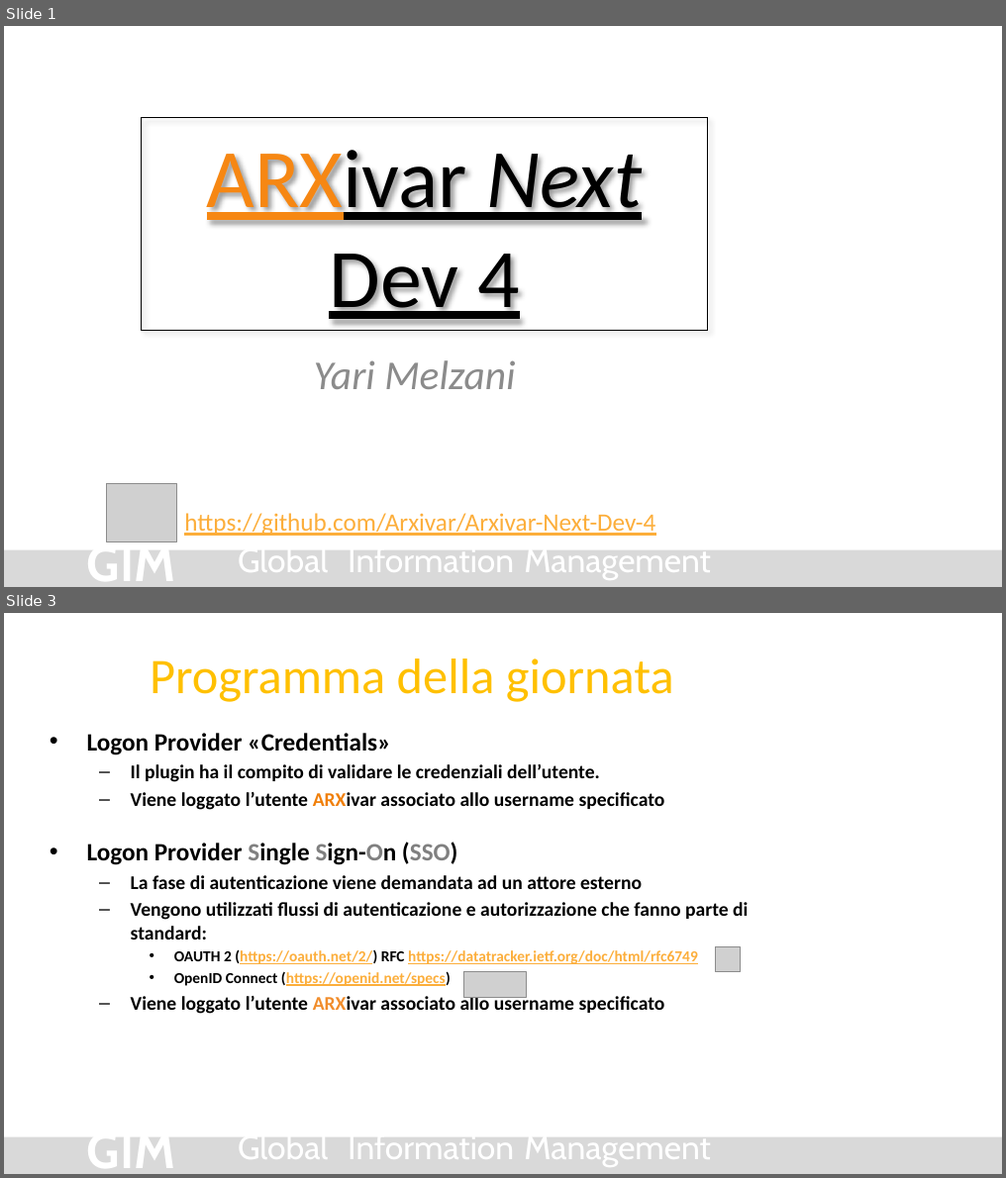
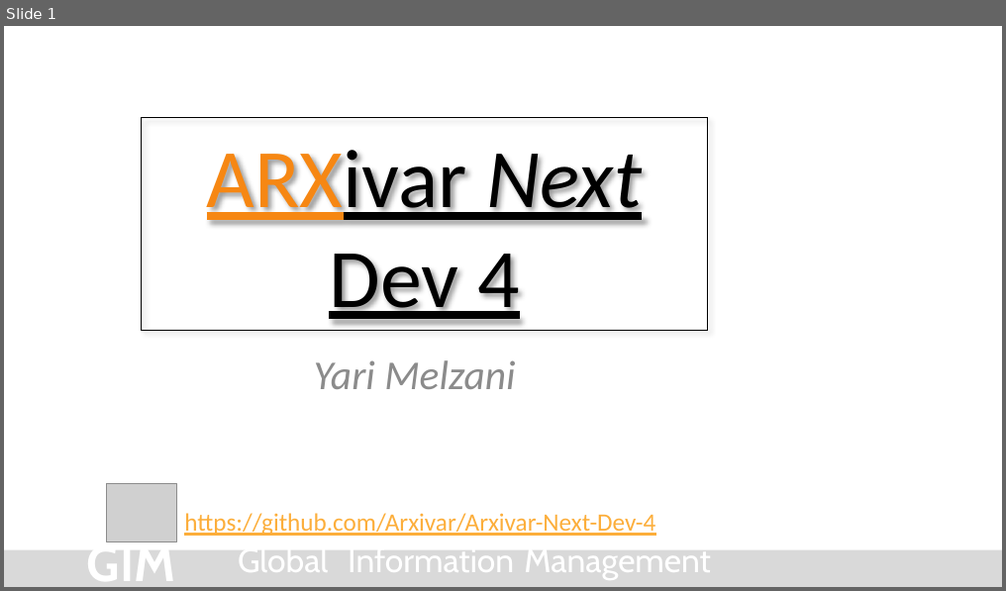
Before and after one commit to Arxivar/Arxivar-Next-Dev-4, a slide deck: doc/ARXDev4.pptx. Shown one above the other, each under a label of ours: slides 1 and 3 before the commit, slide 1 after it; the slides between them are not shown. The pictures are 1006x1178 and 1006x591 pixels, drawn with LibreOffice and Linux fonts; fonts in the diff are those of the drawing; grey boxes stand for pictures; background and template pictures are left out. Boxes give left, top, right and bottom in pixels: in the first picture for what was removed or moved away, otherwise in the second. Text is boxed around its words. In the diff, an @@ line names an element or a change of style, - is before the commit and + after.

Commit message:
Updated slides with workflow v2 plugin

```diff
--- a/doc/ARXDev4.pptx
+++ b/doc/ARXDev4.pptx
@@ slide 3 removed at (x1=4, y1=613, x2=1002, y2=1174), background #FFFFFF; not listed: 5 template elements that a slide beside it also shows @@
@@ title removed at (x1=150, y1=659, x2=674, y2=702) @@
-Programma della giornata
@@ text removed at (x1=87, y1=733, x2=747, y2=1015) @@
-• Logon Provider «Credentials»
-  – Il plugin ha il compito di validare le credenziali dell’utente.
-  – Viene loggato l’utente ARXivar associato allo username specificato
-• Logon Provider Single Sign-On (SSO)
-  – La fase di autenticazione viene demandata ad un attore esterno
-  – Vengono utilizzati flussi di autenticazione e autorizzazione che fanno parte di standard:
-    • OAUTH 2 (https://oauth.net/2/) RFC https://datatracker.ietf.org/doc/html/rfc6749
-    • OpenID Connect (https://openid.net/specs)
-  – Viene loggato l’utente ARXivar associato allo username specificato
@@ picture removed at (x1=716, y1=948, x2=741, y2=972) @@
@@ picture removed at (x1=464, y1=972, x2=527, y2=997) @@
```
Also in this commit, not shown: 2 slides changed, 2 slides added, 4 other slides removed.
